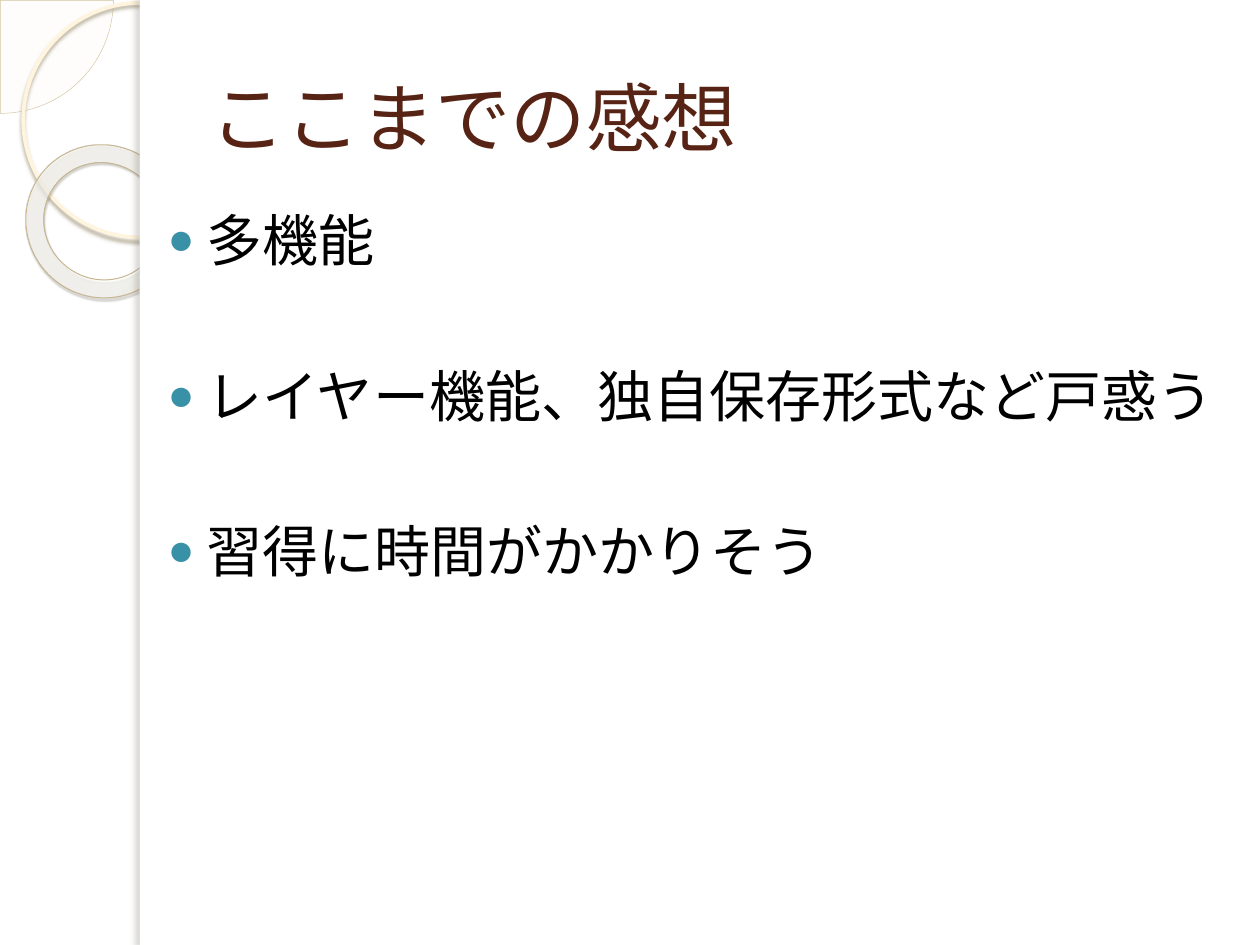
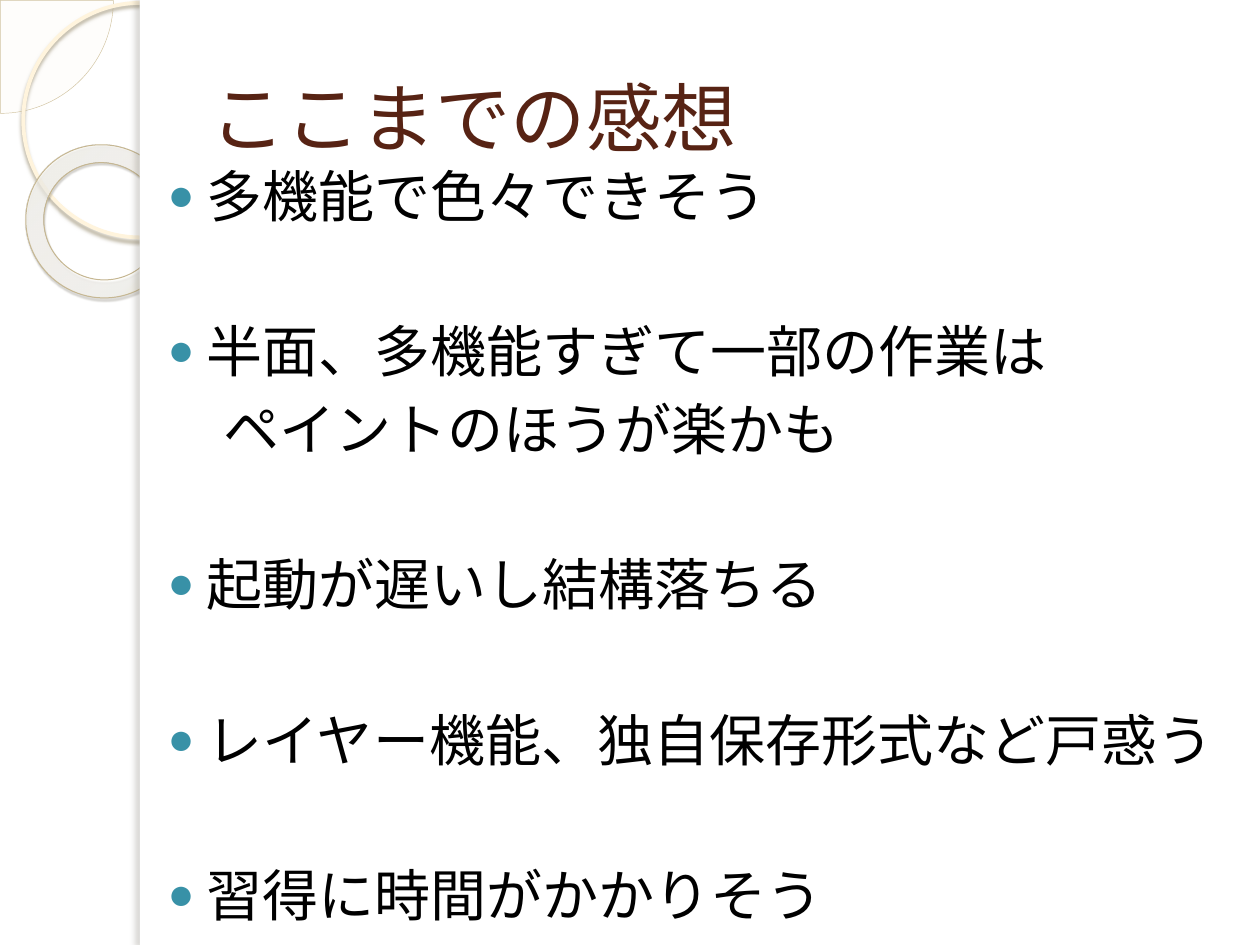
Before and after one commit to yuridonus/FEstudy, a slide deck: slide 12 of gimp2.pptx. Drawn at 1260x945 pixels with LibreOffice and Linux fonts; fonts in the diff are those of the drawing; background and template pictures are left out. Boxes give left, top, right and bottom in pixels: in the first picture for what was removed or moved away, otherwise in the second. Text is boxed around its words. In the diff, an @@ line names an element or a change of style, - is before the commit and + after.

```diff
--- a/gimp2.pptx
+++ b/gimp2.pptx
@@ text "多機能で色々できそう": place and size @@
-text "多機能で色々できそう" at (207,214,1214,577)
+text "多機能で色々できそう" at (207,170,1214,921)
@@ text at (207,170,1047,610): text changed @@
-● 多機能
+● 多機能で色々できそう
+● 半面、多機能すぎて一部の作業は
+ペイントのほうが楽かも
+● 起動が遅いし結構落ちる
```
Also in this commit, not shown: 10 other slides changed, 5 slides added, 2 slides removed, 3 other files.
